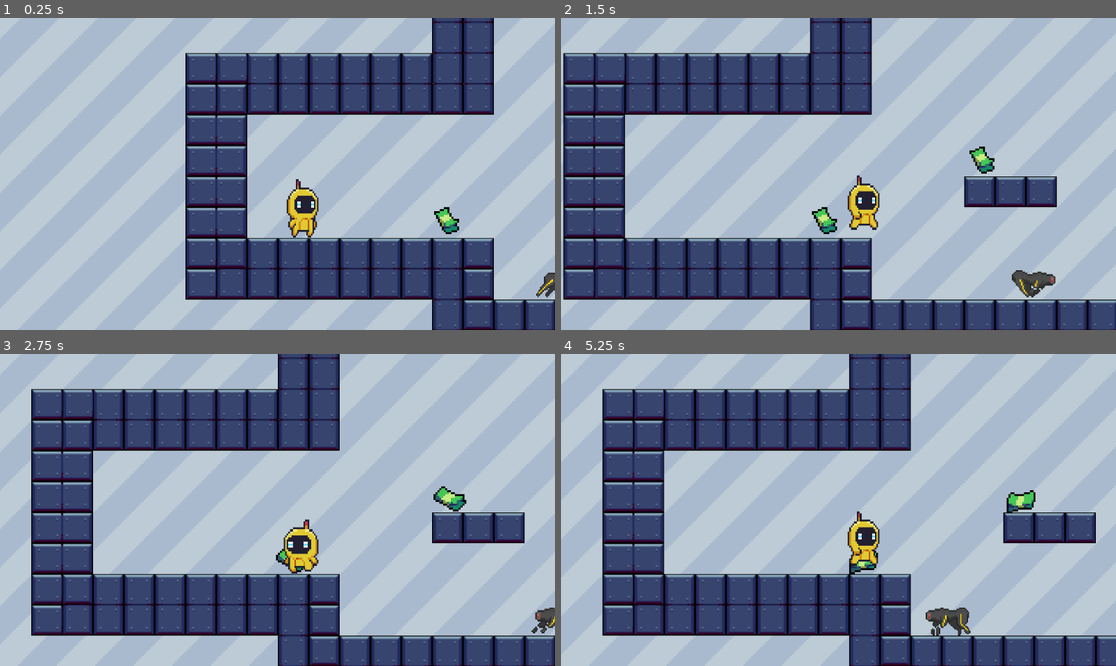
Above: before the commit, frames 1-4 (two rows, left to right).
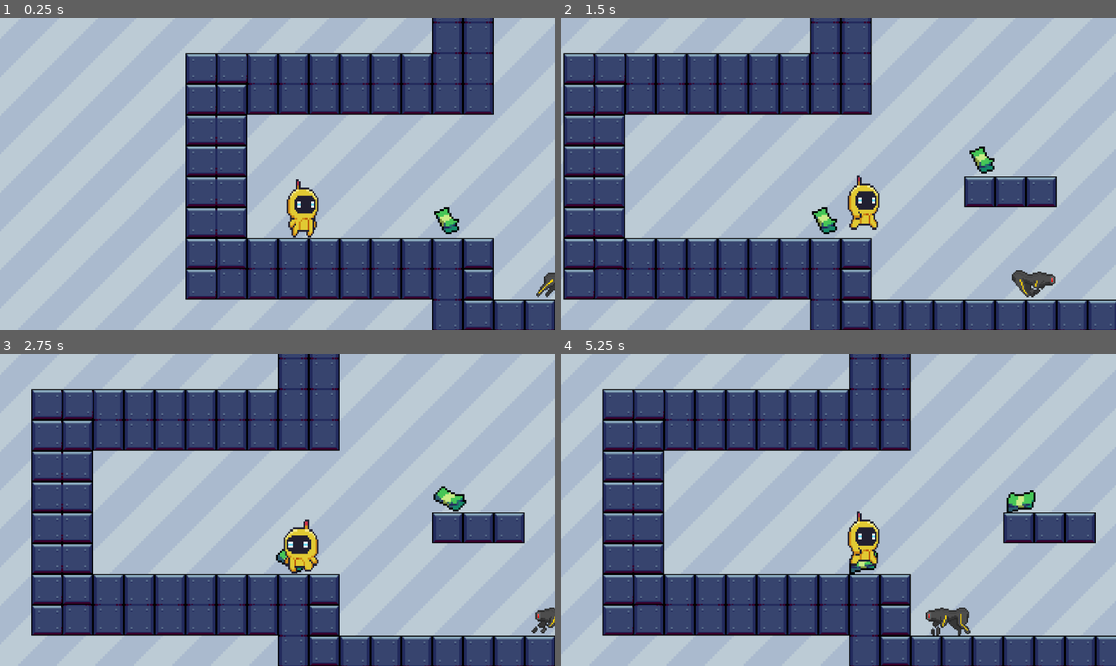
Above: after the commit, the same moments.

Repository: jmisidro/DDJD-PP
Game: Godot game, scene res://main.tscn
Same seed, same stepped clock (60 frames per second), same inputs: the game is played once before the commit and once after it.
Inputs:
- Up to frame 1 (0.25 s): no input
- Up to frame 2 (1.5 s): hold Right (right) from 0.53 s (still down); tap Space (jump) at 0.77 s
- Up to frame 3 (2.75 s): tap Space (jump) at 1.52 s; release Right (right) at 2.03 s; hold Left (left) from 2.03 s (still down)
- Up to frame 4 (5.25 s): tap Space (jump) at 3.02, 3.77, 4.52 s; release Left (left) at 4.28 s; hold Right (right) from 4.28 s (still down)

The runs differ from the first frame. In frame 1, 1.0% of the frame differs, in the area x 33-100%, y 0-100%; in frame 2, 0.9%; in frame 3, 0.9%; in frame 4, 1.5%, in the area x 7-100%, y 0-100%.

Commit message:
Killzone for player

Diff:
--- a/artifact-odyssey/main.tscn
+++ b/artifact-odyssey/main.tscn
@@ -12,6 +12,8 @@
 [ext_resource type="PackedScene" uid="uid://durreva13rhwh" path="res://scenes/money.tscn" id="9_nvoe1"]
 [ext_resource type="PackedScene" uid="uid://0qnx5djcex0c" path="res://scenes/transporter.tscn" id="10_ycltl"]
 [ext_resource type="PackedScene" uid="uid://c0f7y6icxprbe" path="res://scenes/platform.tscn" id="12_b0us8"]
+[ext_resource type="PackedScene" uid="uid://ck5yn5eb4q3ik" path="res://scenes/moving_platform.tscn" id="13_unqe4"]
+[ext_resource type="PackedScene" uid="uid://bpalentg7042k" path="res://scenes/killzone.tscn" id="14_bbyvd"]
 
 [sub_resource type="TileSetAtlasSource" id="TileSetAtlasSource_n3cq3"]
 texture = ExtResource("3_uf3rk")
@@ -412,6 +414,46 @@
 sources/5 = SubResource("TileSetAtlasSource_lr3sw")
 sources/6 = SubResource("TileSetAtlasSource_jdcod")
 
+[sub_resource type="Animation" id="Animation_8bm2j"]
+resource_name = "move"
+length = 3.0
+loop_mode = 2
+tracks/0/type = "value"
+tracks/0/imported = false
+tracks/0/enabled = true
+tracks/0/path = NodePath(".:position")
+tracks/0/interp = 1
+tracks/0/loop_wrap = true
+tracks/0/keys = {
+"times": PackedFloat32Array(0, 3),
+"transitions": PackedFloat32Array(1, 1),
+"update": 0,
+"values": [Vector2(2048, 464), Vector2(2624, 464)]
+}
+
+[sub_resource type="Animation" id="Animation_gikfg"]
+length = 0.001
+tracks/0/type = "value"
+tracks/0/imported = false
+tracks/0/enabled = true
+tracks/0/path = NodePath(".:position")
+tracks/0/interp = 1
+tracks/0/loop_wrap = true
+tracks/0/keys = {
+"times": PackedFloat32Array(0),
+"transitions": PackedFloat32Array(1),
+"update": 0,
+"values": [Vector2(2032, 460)]
+}
+
+[sub_resource type="AnimationLibrary" id="AnimationLibrary_8dxkj"]
+_data = {
+"RESET": SubResource("Animation_gikfg"),
+"move": SubResource("Animation_8bm2j")
+}
+
+[sub_resource type="WorldBoundaryShape2D" id="WorldBoundaryShape2D_qo240"]
+
 [node name="Node2D" type="Node2D"]
 
 [node name="TextureRect" type="TextureRect" parent="."]
@@ -429,9 +471,12 @@
 z_index = 1
 position = Vector2(63, 183)
 scale = Vector2(0.995051, 1.00778)
+collision_layer = 3
 
 [node name="Camera2D" type="Camera2D" parent="Player"]
 position = Vector2(0, 1)
+limit_bottom = 10000
+limit_smoothed = true
 
 [node name="RoboDob" parent="." instance=ExtResource("3_etafc")]
 position = Vector2(512, 320)
@@ -440,7 +485,7 @@
 scale = Vector2(2, 2)
 tile_set = SubResource("TileSet_wbrdf")
 format = 2
-layer_0/tile_data = PackedInt32Array(393216, 262144, 14, 393 …(2683 unchanged characters)…  12, -393208, 393216, 12, -327671, 0, 14)
+layer_0/tile_data = PackedInt32Array(393216, 262144, 14, 393 …(2683 unchanged characters)…  12, -393208, 393216, 12, -327671, 0, 14, 458794, 917504, 4, 524330, 917504, 4, 458795, 917504, 4, 524331, 917504, 4, 458796, 917504, 4, 524332, 917504, 4, 458797, 917504, 4, 524333, 917504, 4, 458798, 917504, 4, 524334, 917504, 4, 458799, 917504, 4, 524335, 917504, 4, 458800, 917504, 4, 524336, 917504, 4, 393258, 917504, 4, 393259, 917504, 4, 458801, 917504, 4, 524337, 917504, 4, 458802, 917504, 4, 524338, 917504, 4, 393271, 917504, 4, 458807, 917504, 4, 524343, 917504, 4, 393272, 917504, 4, 458808, 917504, 4, 524344, 917504, 4, 458803, 917504, 4, 524339, 917504, 4, 458804, 917504, 4, 458805, 917504, 4, 524341, 917504, 4, 458806, 917504, 4, 524342, 917504, 4, 524340, 917504, 4)
 
 [node name="MoneyPickUps" type="Label" parent="."]
 offset_right = 40.0
@@ -480,10 +525,6 @@
 position = Vector2(1888, 143)
 scale = Vector2(2, 2)
 
-[node name="Transporter2" parent="." instance=ExtResource("10_ycltl")]
-position = Vector2(1888, 176)
-scale = Vector2(2, 2)
-
 [node name="PlatformGroup1" type="Label" parent="."]
 offset_right = 40.0
 offset_bottom = 23.0
@@ -522,3 +563,24 @@
 
 [node name="Platform9" parent="PlatformGroup3" instance=ExtResource("12_b0us8")]
 position = Vector2(1249, -266)
+
+[node name="MovingPlatforms" type="Label" parent="."]
+offset_right = 40.0
+offset_bottom = 23.0
+
+[node name="MovingPlatform" parent="MovingPlatforms" instance=ExtResource("13_unqe4")]
+position = Vector2(2032, 460)
+
+[node name="AnimationPlayer" type="AnimationPlayer" parent="MovingPlatforms/MovingPlatform"]
+libraries = {
+"": SubResource("AnimationLibrary_8dxkj")
+}
+autoplay = "move"
+
+[node name="Killzone" parent="." instance=ExtResource("14_bbyvd")]
+position = Vector2(1265, 769)
+rotation = 3.14159
+
+[node name="CollisionShape2D" type="CollisionShape2D" parent="Killzone"]
+rotation = 3.14159
+shape = SubResource("WorldBoundaryShape2D_qo240")
--- a/artifact-odyssey/project.godot
+++ b/artifact-odyssey/project.godot
@@ -47,4 +47,5 @@
 
 [rendering]
 
+textures/canvas_textures/default_texture_filter=0
 renderer/rendering_method="mobile"
--- /dev/null
+++ b/artifact-odyssey/scenes/killzone.tscn
@@ -0,0 +1,14 @@
+[gd_scene load_steps=2 format=3 uid="uid://bpalentg7042k"]
+
+[ext_resource type="Script" path="res://scripts/killzone.gd" id="1_bqphx"]
+
+[node name="Killzone" type="Area2D"]
+collision_mask = 2
+script = ExtResource("1_bqphx")
+
+[node name="Timer" type="Timer" parent="."]
+wait_time = 0.2
+one_shot = true
+
+[connection signal="body_entered" from="." to="." method="_on_body_entered"]
+[connection signal="timeout" from="Timer" to="." method="_on_timer_timeout"]
--- /dev/null
+++ b/artifact-odyssey/scenes/moving_platform.tscn
@@ -0,0 +1,18 @@
+[gd_scene load_steps=3 format=3 uid="uid://ck5yn5eb4q3ik"]
+
+[ext_resource type="Texture2D" uid="uid://2m03xfqmbtqt" path="res://assets/tilesets/tilesetIndustrial.png" id="1_nfdxf"]
+
+[sub_resource type="RectangleShape2D" id="RectangleShape2D_npaec"]
+size = Vector2(64, 16)
+
+[node name="MovingPlatform" type="AnimatableBody2D"]
+scale = Vector2(2, 2)
+
+[node name="Sprite2D" type="Sprite2D" parent="."]
+texture = ExtResource("1_nfdxf")
+region_enabled = true
+region_rect = Rect2(224.061, 256.207, 64.214, 15.6076)
+
+[node name="CollisionShape2D" type="CollisionShape2D" parent="."]
+shape = SubResource("RectangleShape2D_npaec")
+one_way_collision = true
--- /dev/null
+++ b/artifact-odyssey/scripts/killzone.gd
@@ -0,0 +1,11 @@
+extends Area2D
+
+@onready var timer = $Timer
+
+func _on_body_entered(body):
+	print("You died. :(")
+	timer.start()
+
+
+func _on_timer_timeout():
+	get_tree().reload_current_scene()
Not shown: 1 places in artifact-odyssey/main.tscn that only renumber resources
